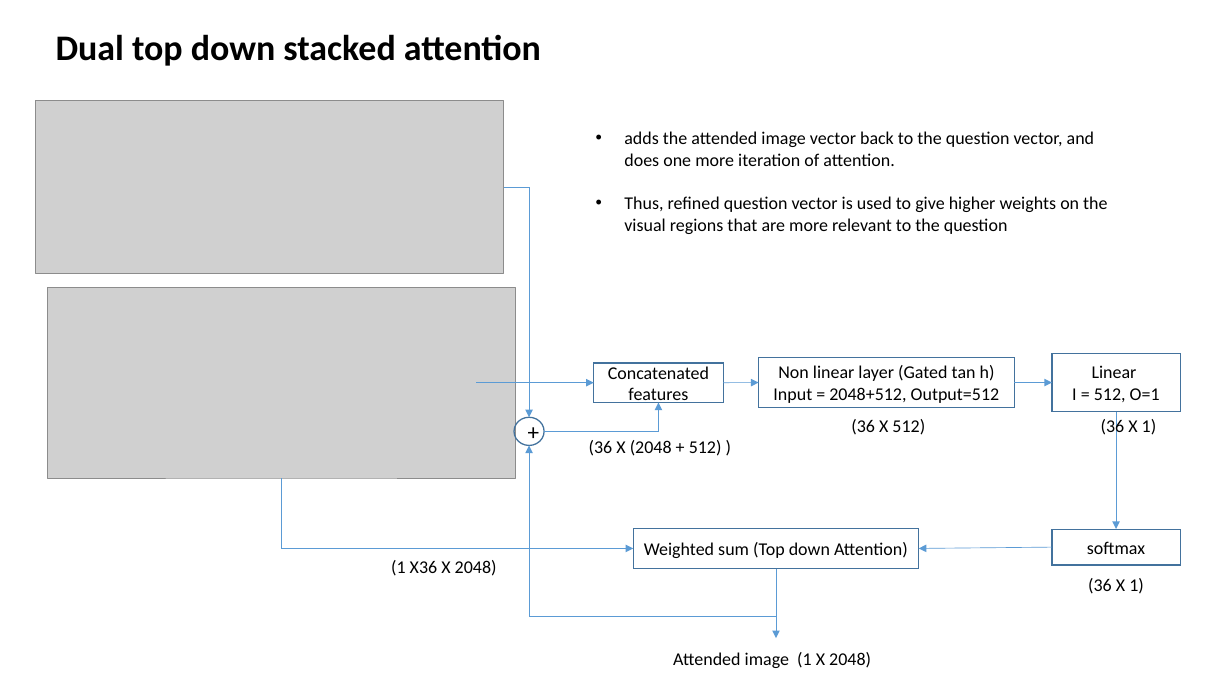
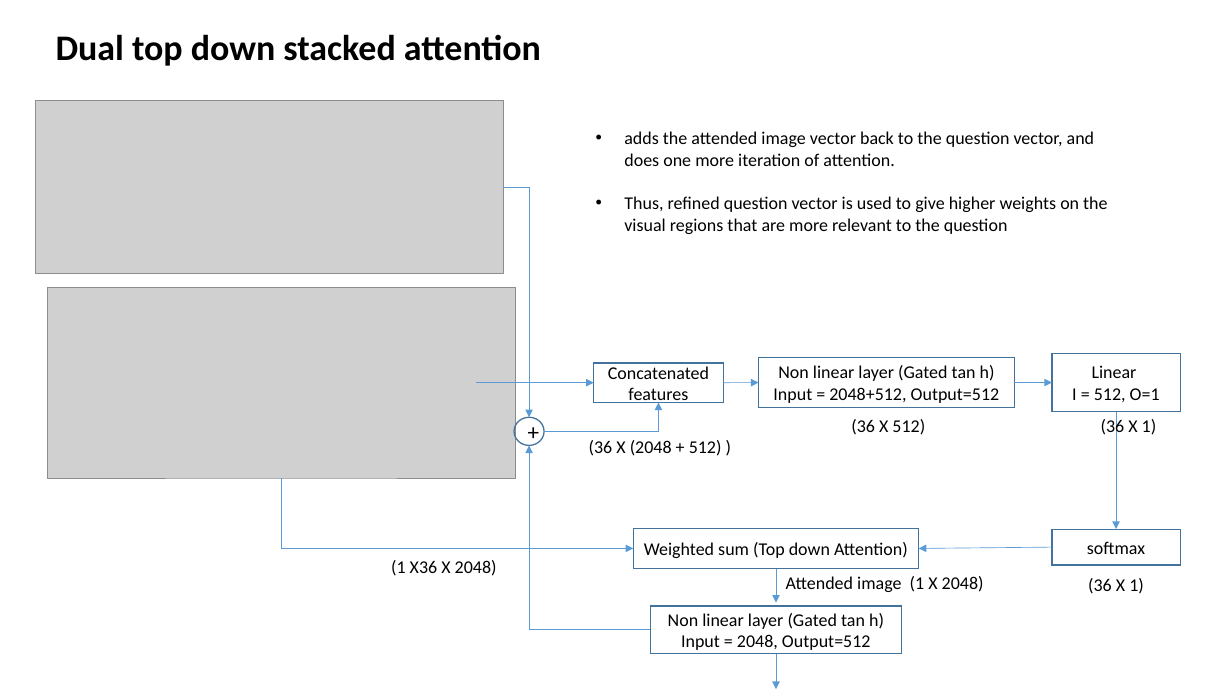
Before and after one commit to HarishMashetty/VisualQuestionAnswering, a slide deck: slide 11 of Project Proposal/VQA presentation.pptx. Drawn at 1232x693 pixels with LibreOffice and Linux fonts; fonts in the diff are those of the drawing; grey boxes stand for pictures. Boxes give left, top, right and bottom in pixels: in the first picture for what was removed or moved away, otherwise in the second. Text is boxed around its words. In the diff, an @@ line names an element or a change of style, - is before the commit and + after.

```diff
--- a/Project Proposal/VQA presentation.pptx
+++ b/Project Proposal/VQA presentation.pptx
@@ elbow arrow moved from (776, 616) - (530, 445) to (651, 630) - (530, 445) @@
@@ text "Attended image (1 X 2048)": place and size @@
-text "Attended image (1 X 2048)" at bbox=[673, 652, 871, 668]
+text "Attended image (1 X 2048)" at bbox=[786, 576, 984, 592]
@@ arrow moved from (776, 568) - (776, 639) to (776, 568) - (776, 603) @@
@@ rectangle added at bbox=[651, 606, 901, 654], outline #43739E 1 pt, 14 pt, text #000000 @@
+Non linear layer (Gated tan h)
+Input = 2048, Output=512
@@ arrow added from (776, 653) to (776, 689), #5B9BD5 0.5 pt @@
```
